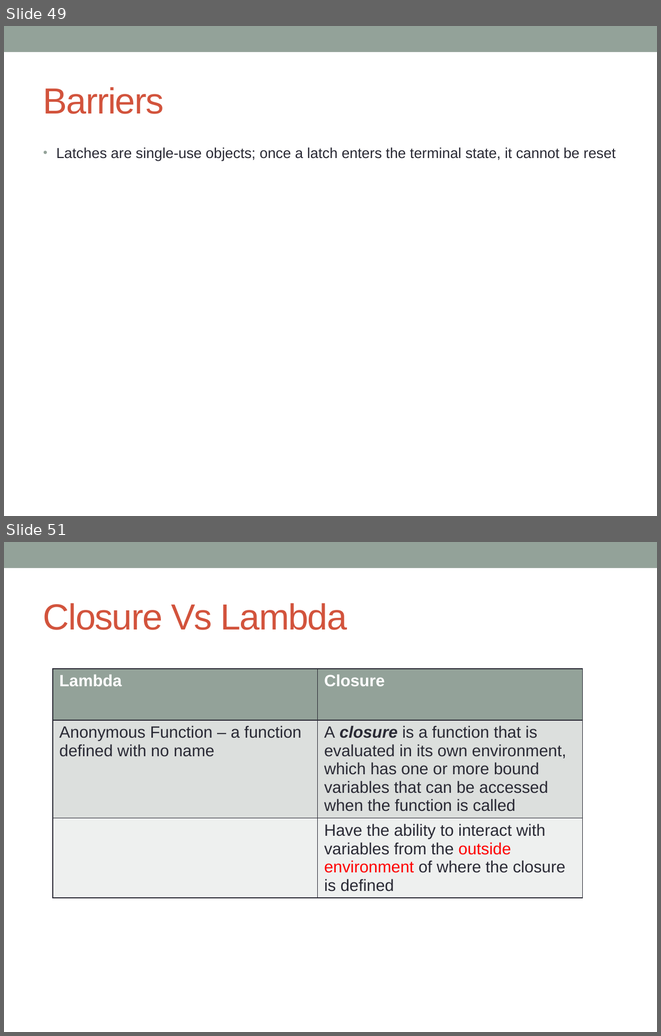
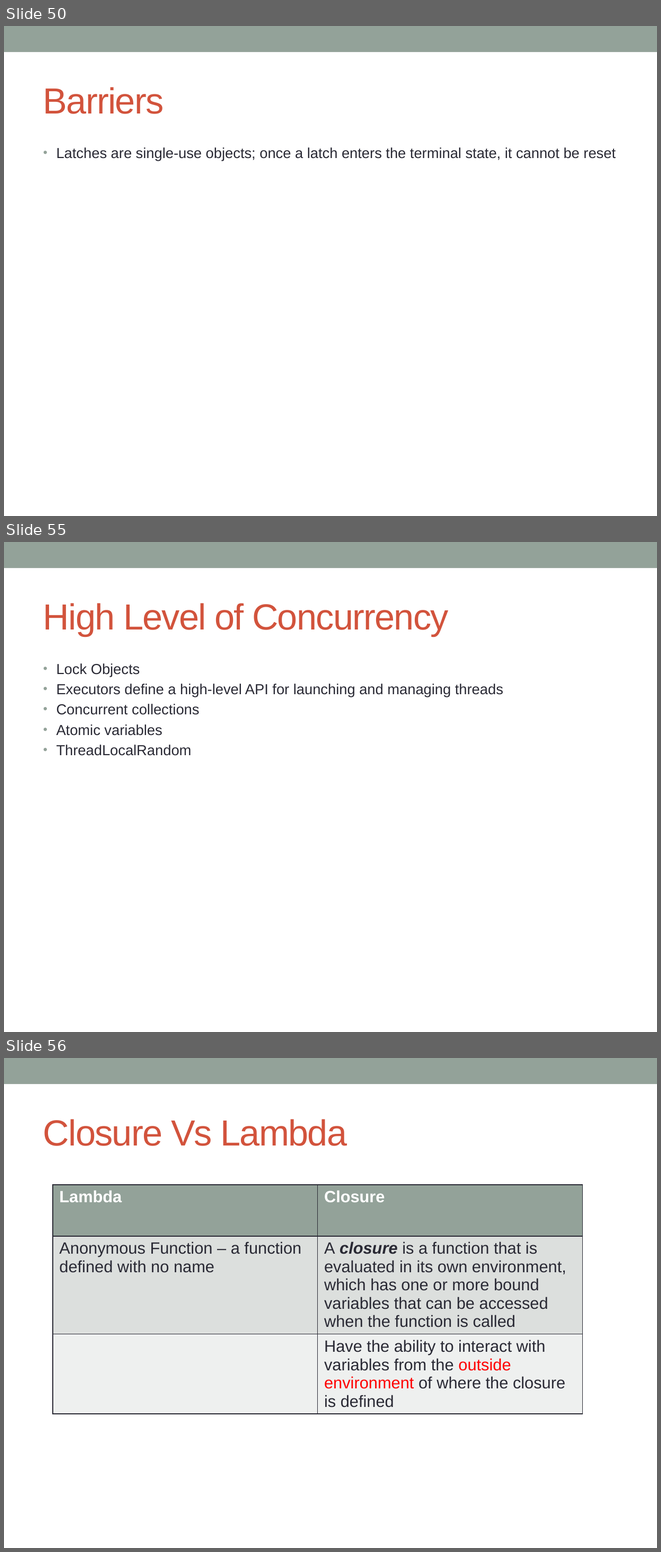
Before and after one commit to notionquest/ProjectDocumentation, a slide deck: MultiThreading.pptx. Shown one above the other, each under a label of ours: slides 49 and 51 before the commit, slides 50, 55 and 56 after it; the slides between them are not shown. The pictures are 661x1036 and 661x1552 pixels, drawn with LibreOffice and Linux fonts; fonts in the diff are those of the drawing. Boxes give left, top, right and bottom in pixels: in the first picture for what was removed or moved away, otherwise in the second. Text is boxed around its words. In the diff, an @@ line names an element or a change of style, - is before the commit and + after.

```diff
--- a/MultiThreading.pptx
+++ b/MultiThreading.pptx
@@ slide 55 added at [4,542,657,1032], background #FFFFFF; not listed: 1 template element that a slide beside it also shows @@
@@ title added at [43,603,449,636], 40 pt, text #D2533C @@
+High Level of Concurrency
@@ text added at [56,663,503,756], 16 pt, text #292934 @@
+• Lock Objects
+• Executors define a high-level API for launching and managing threads
+• Concurrent collections
+• Atomic variables
+• ThreadLocalRandom
@@ what was slide 49 is now slide 50 @@
@@ what was slide 51 is now slide 56 @@
```
Also in this commit, not shown: 6 slides changed, 5 other slides added.
